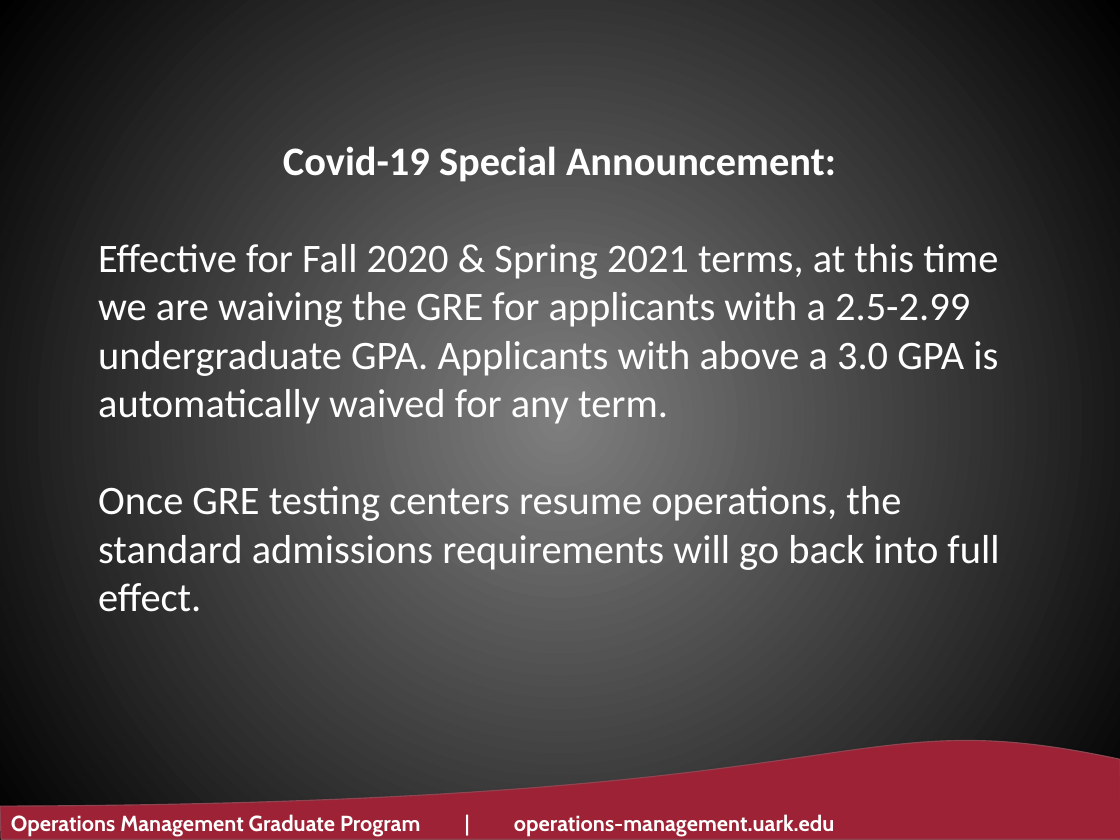
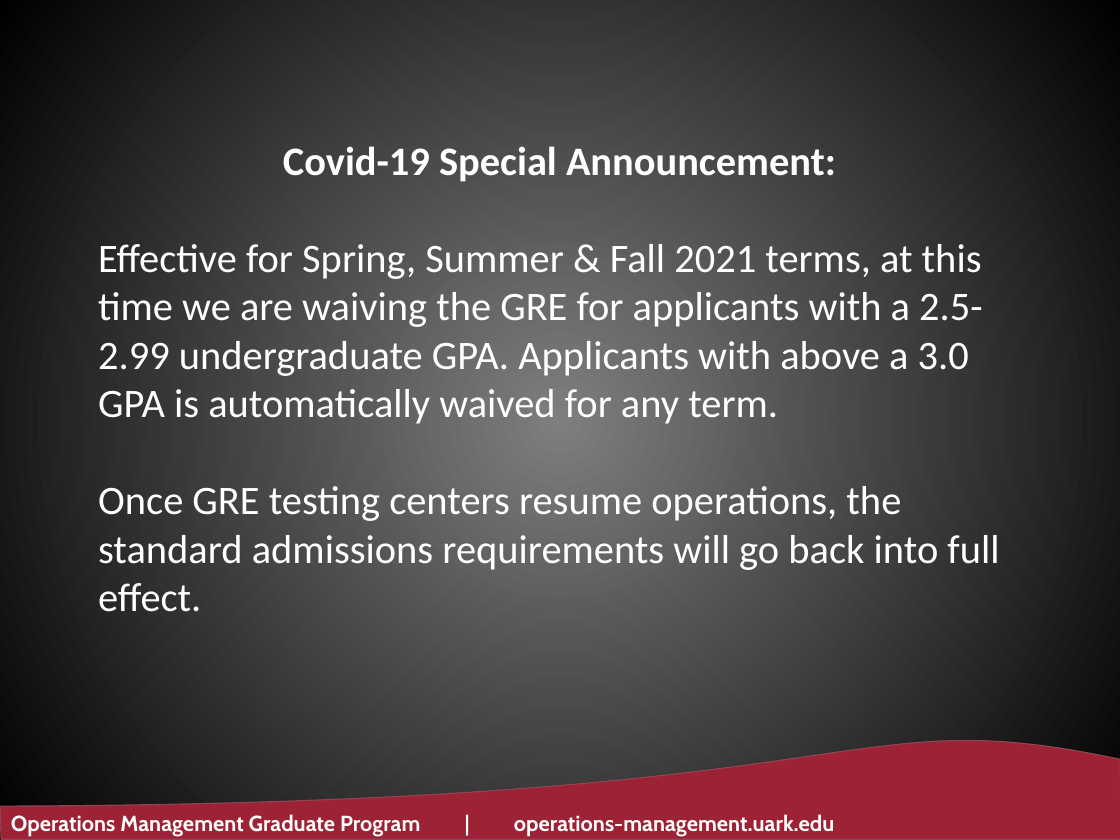
Before and after one commit to ltwalt/espnsports, a slide deck: slide 33 of 201111 2020 - Is Analytics in Professional Sports Making a Difference - U of Ark.pptx (slide 11 before the commit). Drawn at 1120x840 pixels with LibreOffice and Linux fonts; fonts in the diff are those of the drawing; background and template pictures are left out. Boxes give left, top, right and bottom in pixels: in the first picture for what was removed or moved away, otherwise in the second. Text is boxed around its words. In the diff, an @@ line names an element or a change of style, - is before the commit and + after.

```diff
--- a/201111 2020 - Is Analytics in Professional Sports Making a Difference - U of Ark.pptx
+++ b/201111 2020 - Is Analytics in Professional Sports Making a Difference - U of Ark.pptx
@@ text at (98,244,983,424): text changed @@
-Effective for Fall 2020 & Spring 2021 terms, at this time we are waiving the GRE for applicants with a 2.5-2.99 undergraduate GPA. Applicants with above a 3.0 GPA is automatically waived for any term.
+Effective for Spring, Summer & Fall 2021 terms, at this time we are waiving the GRE for applicants with a 2.5-2.99 undergraduate GPA. Applicants with above a 3.0 GPA is automatically waived for any term.
```
Also in this commit, not shown: 5 other slides changed, 23 slides added, 2 slides removed, 11 other files.
